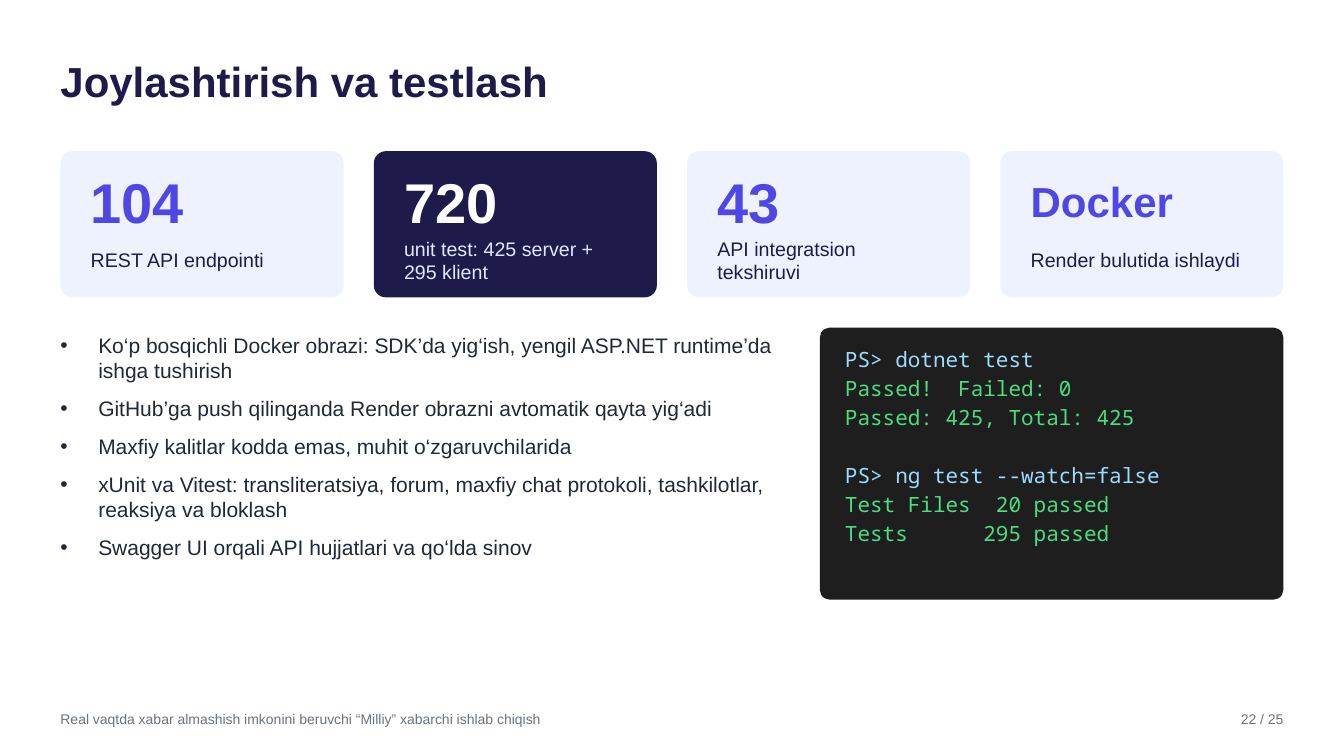
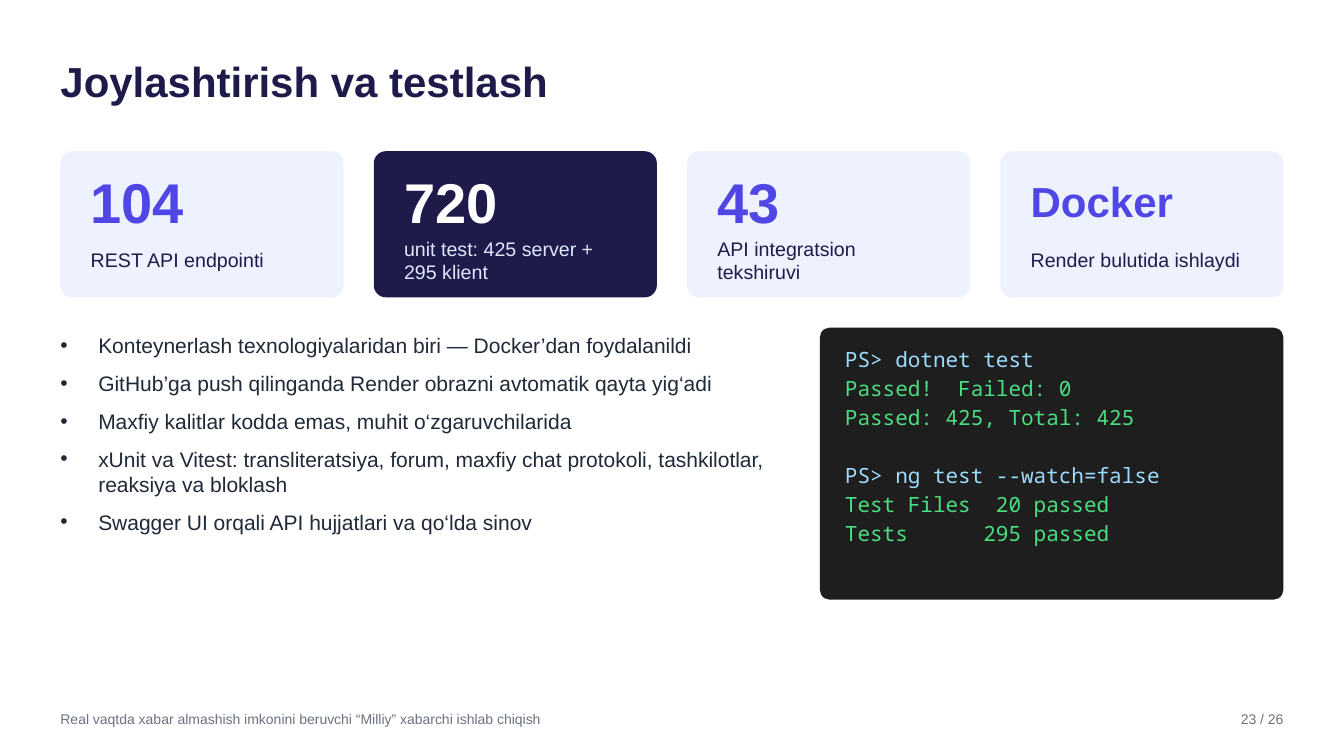
Before and after one commit to SardorSohinazarov/diplom-ish, a slide deck: slide 23 of diplom/Taqdimot_Sohinazarov_Sardor.pptx (slide 22 before the commit). Drawn at 1344x756 pixels with LibreOffice and Linux fonts; fonts in the diff are those of the drawing. Boxes give left, top, right and bottom in pixels: in the first picture for what was removed or moved away, otherwise in the second. Text is boxed around its words. In the diff, an @@ line names an element or a change of style, - is before the commit and + after.

```diff
--- a/diplom/Taqdimot_Sohinazarov_Sardor.pptx
+++ b/diplom/Taqdimot_Sohinazarov_Sardor.pptx
@@ text at box(98, 337, 691, 358): text changed @@
-• Ko‘p bosqichli Docker obrazi: SDK’da yig‘ish, yengil ASP.NET runtime’da ishga tushirish
+• Konteynerlash texnologiyalaridan biri — Docker’dan foydalanildi
@@ text at box(1241, 714, 1284, 724): text changed @@
-22 / 25
+23 / 26
```
Also in this commit, not shown: 22 other slides changed, 1 slide added, 20 other files.
